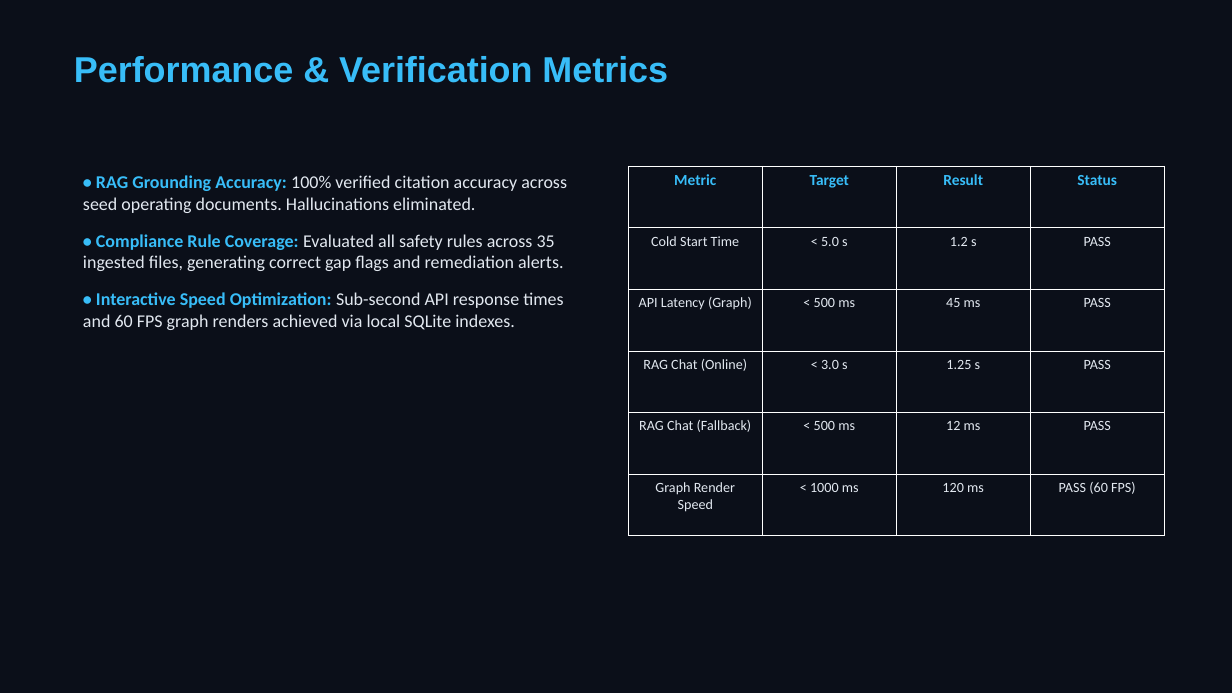
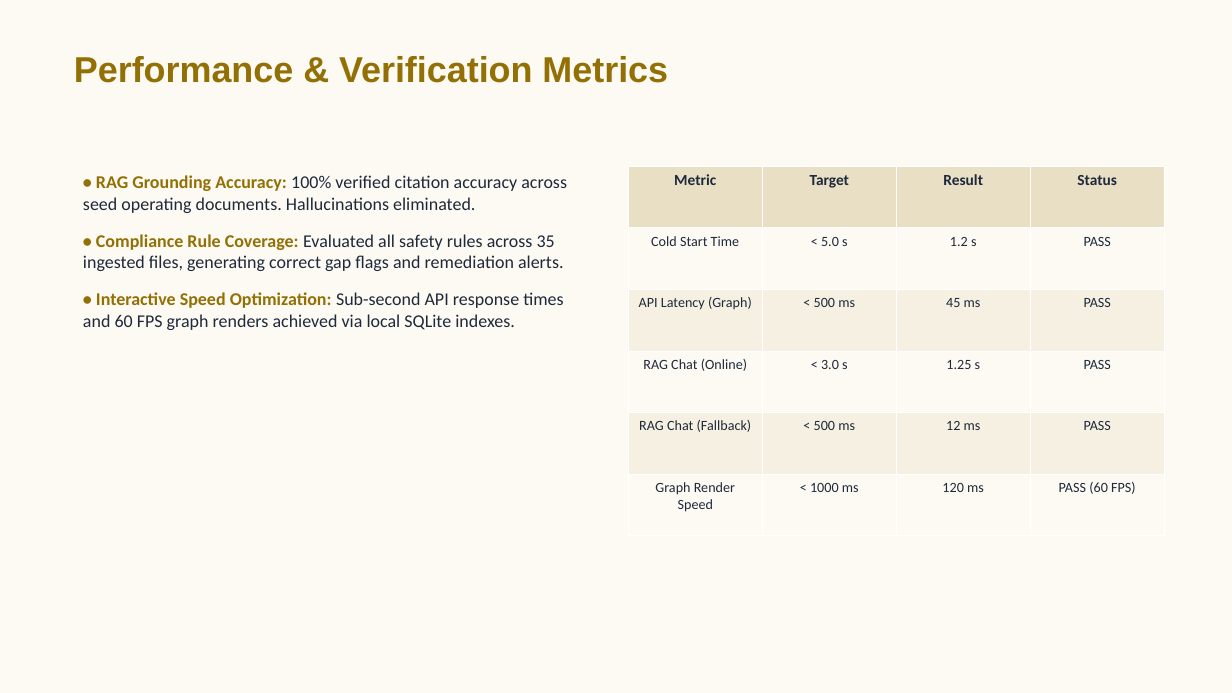
Before and after one commit to NITESH100LANKI/INDUS-BRAIN-AI, a slide deck: slide 11 of deliverables/INDUS_BRAIN_AI_Final_Pitch.pptx. Drawn at 1232x693 pixels with LibreOffice and Linux fonts; fonts in the diff are those of the drawing. Boxes give left, top, right and bottom in pixels: in the first picture for what was removed or moved away, otherwise in the second. Text is boxed around its words. In the diff, an @@ line names an element or a change of style, - is before the commit and + after.

Commit message:
style: change presentation slides background theme to light cream and gold

```diff
--- a/deliverables/INDUS_BRAIN_AI_Final_Pitch.pptx
+++ b/deliverables/INDUS_BRAIN_AI_Final_Pitch.pptx
@@ rectangle at (x1=0, y1=0, x2=1232, y2=693): fill #0B0F19 to #FCFAF2 @@
@@ text "Performance & Verification Metrics" at (x1=74, y1=56, x2=668, y2=83): text colour #38BDF8 to #927005 @@
@@ text "• RAG Grounding Accuracy: 100% ..." at (x1=83, y1=175, x2=567, y2=330): text colour #38BDF8 to #927005 in "• RAG Grounding Accuracy:", "• Compliance Rule Coverage:", "• Interactive Speed Optimization:"; text colour #E2E8F0 to #1E293B in "100% verified citation accuracy across seed operating ...", "Evaluated all safety rules across 35 ingested ...", "Sub-second API response times and 60 FPS ..." @@
@@ table at (x1=628, y1=166, x2=1165, y2=536) @@
@@ fill #0B0F19 to #E8DFC5 in row 1 @@
@@ fill #0B0F19 to #FCFAF2 in 12 cells @@
@@ fill #0B0F19 to #F5F0E1 in 8 cells @@
@@ text colour #38BDF8 to #1E293B in "Metric", "Target", "Result", "Status" @@
@@ text colour #E2E8F0 to #1E293B in "Cold Start Time", "< 5.0 s", "1.2 s", "PASS" and 16 more places @@
```
Also in this commit, not shown: 15 other slides changed, 1 other file.
